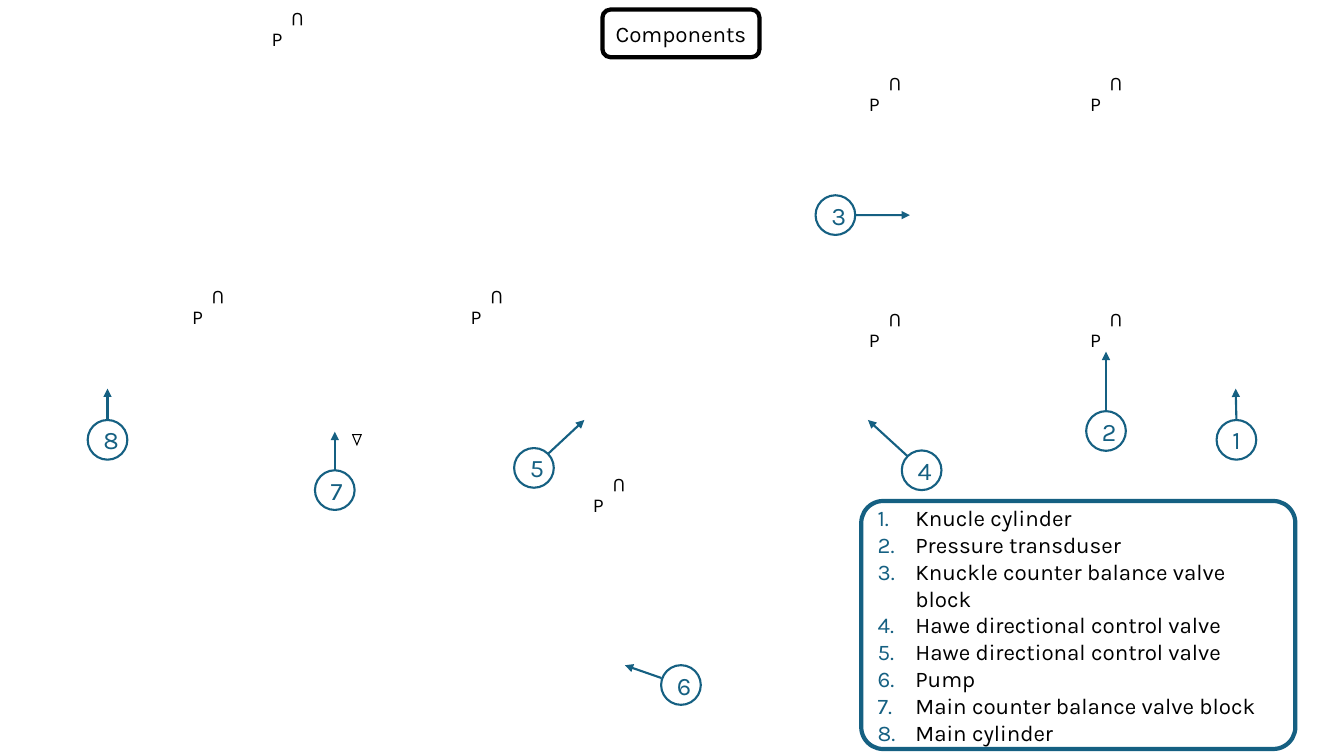
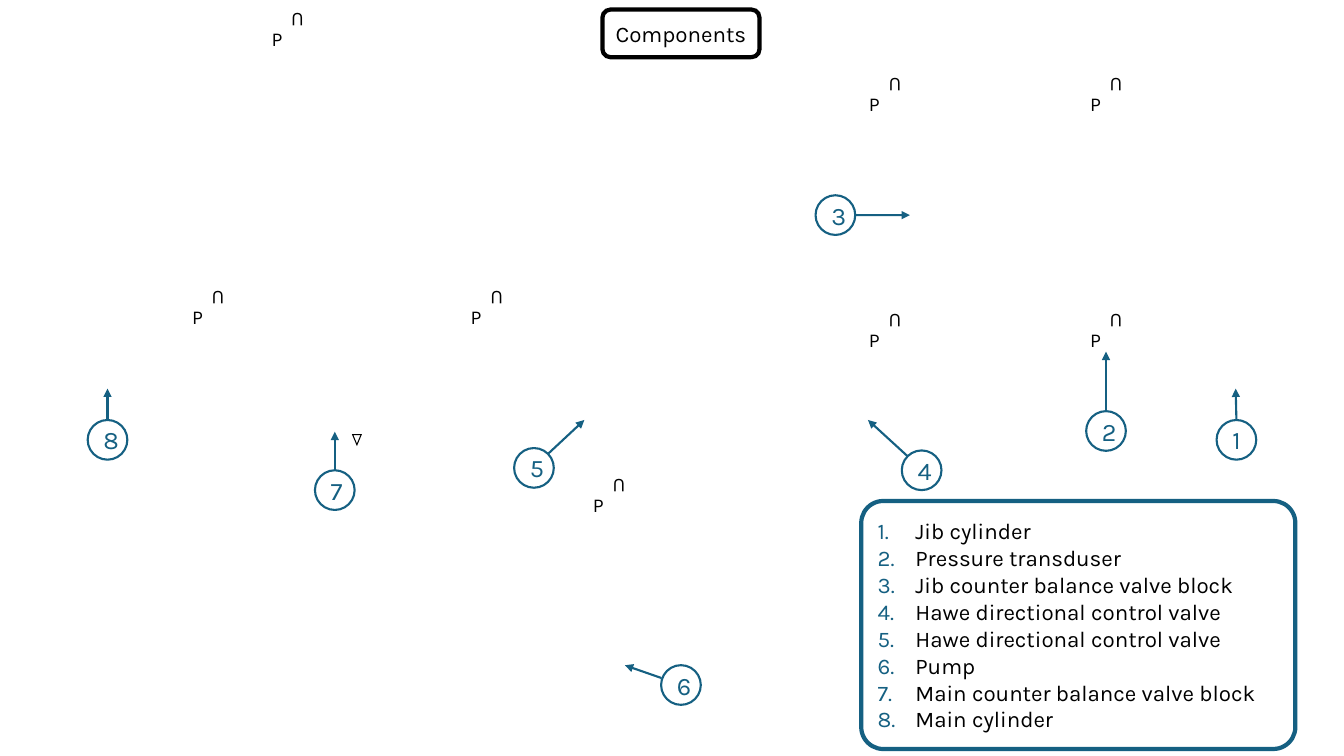
Before and after one commit to emilah-png/Bachelor, a slide deck: slide 2 of Hydraulic drawing/redcrane_anotator.pptx. Drawn at 1344x756 pixels with LibreOffice and Linux fonts; fonts in the diff are those of the drawing; background and template pictures are left out. Boxes give left, top, right and bottom in pixels: in the first picture for what was removed or moved away, otherwise in the second. Text is boxed around its words. In the diff, an @@ line names an element or a change of style, - is before the commit and + after.

```diff
--- a/Hydraulic drawing/redcrane_anotator.pptx
+++ b/Hydraulic drawing/redcrane_anotator.pptx
@@ text in rounded rectangle at [915,523,1031,545]: text changed @@
-1. Knucle cylinder
+1. Jib cylinder
@@ text in rounded rectangle at [915,577,1233,594]: text changed @@
-3. Knuckle counter balance valve block
+3. Jib counter balance valve block
```
Also in this commit, not shown: 3 other slides changed, 11 other files.
